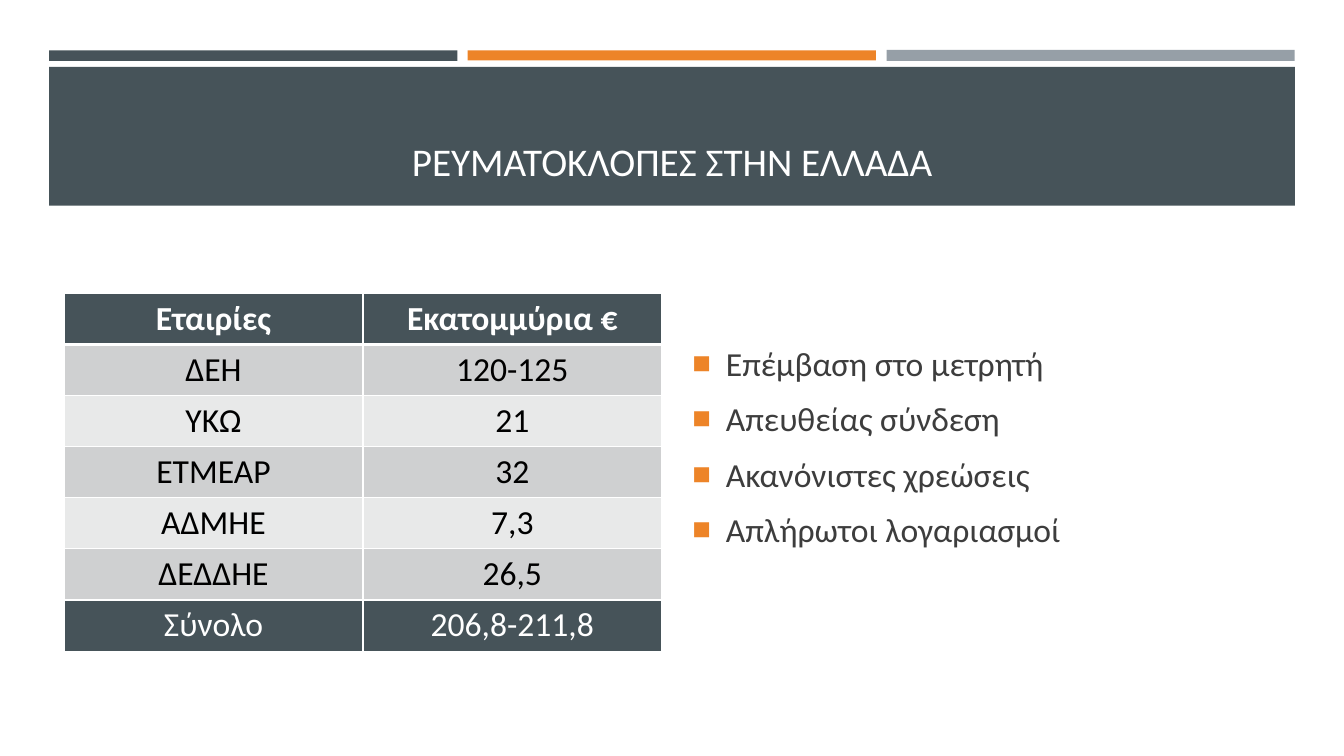
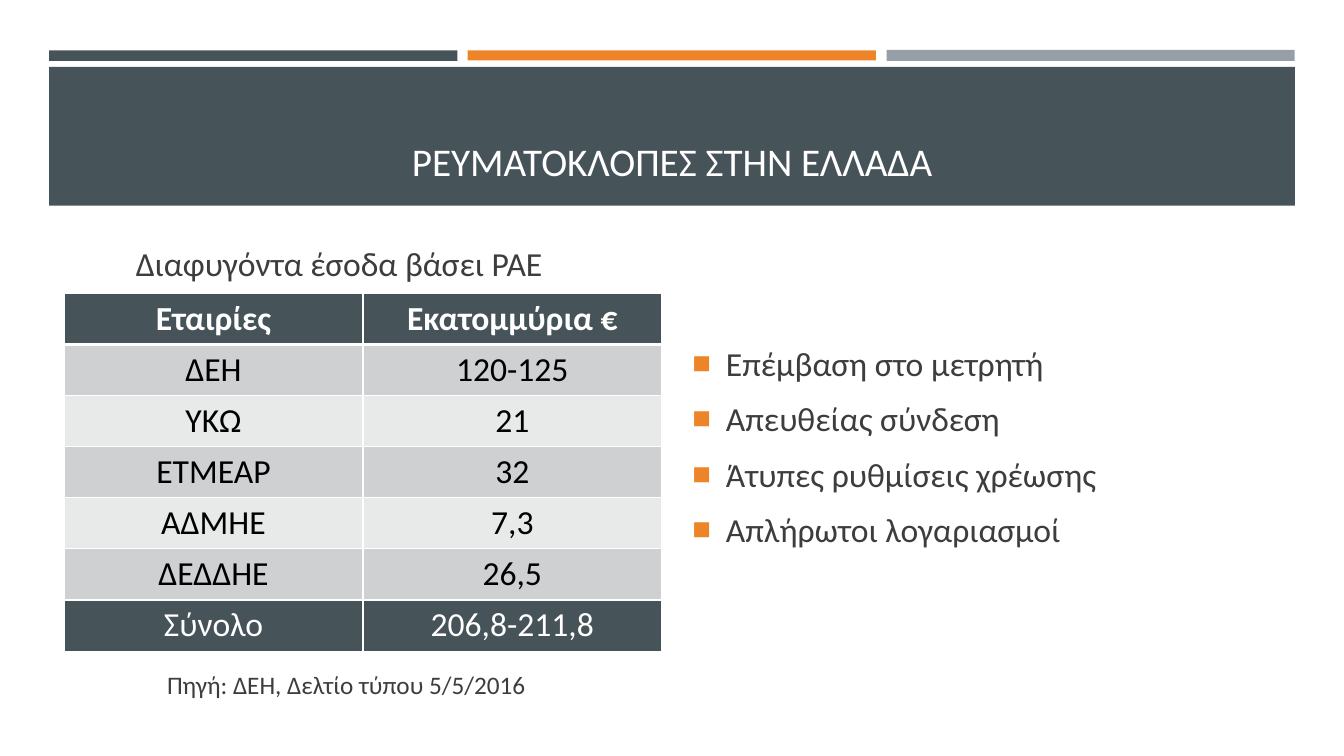
Before and after one commit to thanmitsel/Theft-detection, a slide deck: slide 2 of LateX/Presentation/Ανιχνευση μη τεχνικων απωλειων με συστηματα μηχανικης μαθησης.pptx. Drawn at 1344x756 pixels with LibreOffice and Linux fonts; fonts in the diff are those of the drawing. Boxes give left, top, right and bottom in pixels: in the first picture for what was removed or moved away, otherwise in the second. Text is boxed around its words. In the diff, an @@ line names an element or a change of style, - is before the commit and + after.

```diff
--- a/LateX/Presentation/Ανιχνευση μη τεχνικων απωλειων με συστηματα μηχανικης μαθησης.pptx
+++ b/LateX/Presentation/Ανιχνευση μη τεχνικων απωλειων με συστηματα μηχανικης μαθησης.pptx
@@ text added at <box>136,252,543,282</box>, 24 pt, text #3D3D3D @@
+Διαφυγόντα έσοδα βάσει ΡΑΕ
@@ text at <box>726,463,1096,493</box>: text changed @@
-■ Ακανόνιστες χρεώσεις
+■ Άτυπες ρυθμίσεις χρέωσης
@@ text added at <box>167,676,525,698</box>, 18 pt, text #3D3D3D @@
+Πηγή: ΔΕΗ, Δελτίο τύπου 5/5/2016
```
Also in this commit, not shown: 10 other slides changed, 4 slides added, 21 other files.
